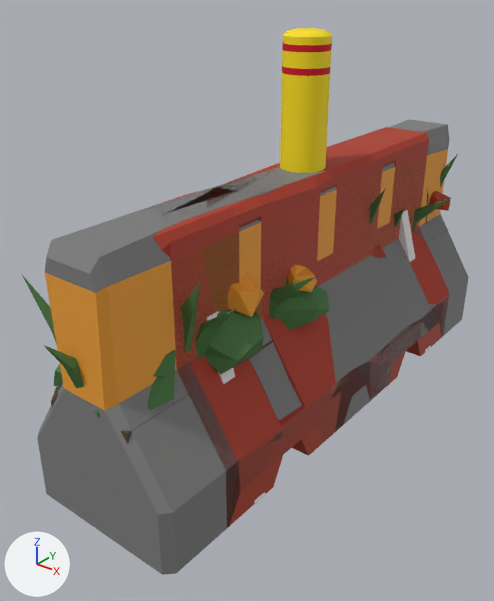
Renders of the Blender file models/divider/dividers.blend from each side of a commit.
Rendered twice from a 50 mm camera at (1.48, -2.2, 1.72) aimed at (-0.07, -0.26, 0.51). Arrows for +X, +Y and +Z are at lower left; the lights stay in place.

Objects in the first picture: 'barricade', 'bollard', 'jersey-barrier-concrete', 'jersey-barrier-plastic', 'planter-box'.
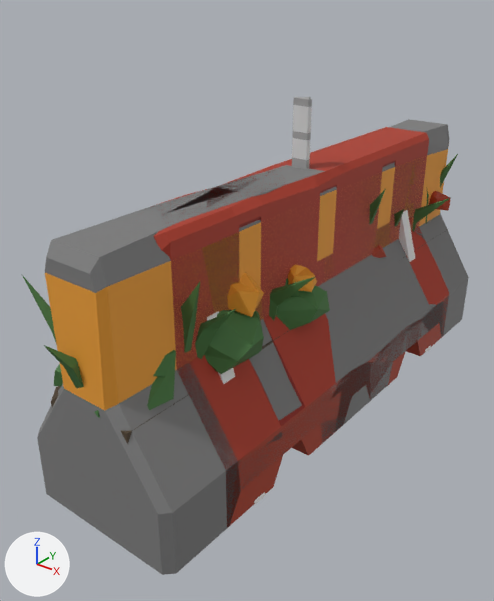
Commit message: reduced the height of "bollard" and added the old model as "safehit"

Changed parts and their boxes (x1, y1, x2, y2) in the pictures (494 x 601 px):
'bollard', reshaped (not visible afterwards)
    before: (280, 28, 332, 173)
'bollard_old', shown
    after: (292, 97, 312, 169)

The change, as a list of edits to the scene's bpy script:
```text
Change me_bollard:
    where me_bollard.from_pydata(...)  # 418 vertices, 448 faces; spans x -0.1..0.1, y -0.1..0.1, z 0.0..1.52
    used by ob_bollard; location = (0.0, 0.0, 0.0)
    me_bollard part 1: all 289 vertices in x -0.09..0.09, y -0.09..0.09, z 1.37..1.52 are moved by (0.0, 0.0, -0.51)
Change ob_bollard_old:
    remove ob_bollard_old.hide_viewport = True
```
